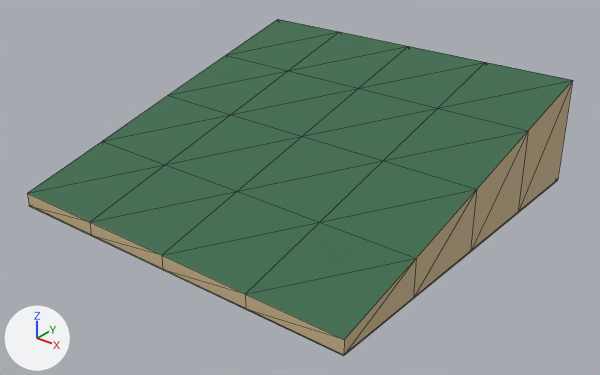
An edit to the glTF model assets3d/terrain/terrain_tile_slope_straight.glb, drawn before and after from the same camera.
The view is the same before and after, from a 50 mm lens placed at (9.91, -12.46, 7.84), pointed at (0.22, -0.34, 0.32). The lights are fixed; the arrows at lower left show +X, +Y and +Z. The picture after the commit comes second. Mesh edges are drawn as thin lines. Vertices at exactly the same position are counted once.

The first picture shows 'terrain_tile_slope_straight'.
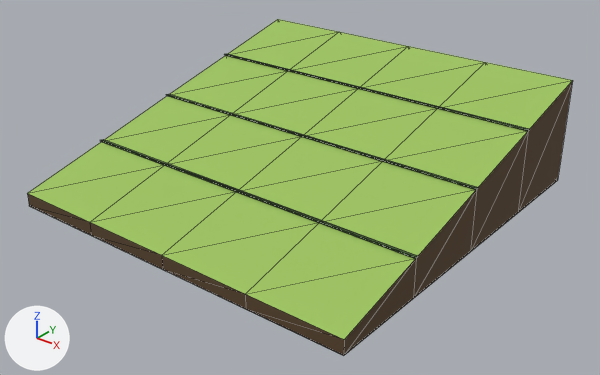
The change, as a diff of the scene's bpy script:
```diff
--- a/assets3d/terrain/terrain_tile_slope_straight.glb.py
+++ b/assets3d/terrain/terrain_tile_slope_straight.glb.py
@@ mat_m_slope_side @@
+mat_m_slope_side = principled_material('M_slope_side')
+mat_m_slope_side.base_color = (0.101, 0.0582, 0.0254)  # brown #59442c
+mat_m_slope_side.roughness = 0.9
@@ mat_m_slope_line @@
+mat_m_slope_line = principled_material('M_slope_line')
+mat_m_slope_line.base_color = (0.0446, 0.101, 0.021)  # dark green #3c5928
+mat_m_slope_line.roughness = 0.9
@@ mat_m_slope_top @@
+mat_m_slope_top = principled_material('M_slope_top')
+mat_m_slope_top.base_color = (0.339, 0.548, 0.114)  # green #9dc35f
+mat_m_slope_top.roughness = 0.9
@@ me_terrain_tile_slope_straight @@
 # used by ob_terrain_tile_slope_straight; location = (0.0, 0.0, 0.0)
-me_terrain_tile_slope_straight.from_pydata(...)  # 45 vertices, 76 faces; spans x -4.0..4.0, y -4.0..4.0, z 0.0..2.3
+me_terrain_tile_slope_straight.from_pydata(...)  # 69 vertices, 112 faces; spans x -4.0..4.0, y -4.0..4.0, z 0.0..2.3
+# me_terrain_tile_slope_straight part 1
+# 12 vertices are added at x -4.0, y -2.05..2.05, z 0.79..1.85
+# 12 new vertices lie (8.0, 0.0, 0.0) away from vertices in x -4.0, y -2.05..2.05, z 0.79..1.85
+# 36 new faces join them, mat_m_slope_line (dark green #3c5928)
+# me_terrain_tile_slope_straight part 2: 32 faces spanning x -4.0..4.0, y -4.0..4.0, z 0.3..2.3 switch from mat_m_leaf (dark green #3d6b4d) to mat_m_slope_top (green #9dc35f)
+# me_terrain_tile_slope_straight part 3: 32 faces spanning x -4.0..4.0, y -4.0..4.0, z 0.0..2.3 switch from mat_m_mud (beige #cab48b) to mat_m_slope_side (brown #59442c)
+me_terrain_tile_slope_straight.materials.append(mat_m_slope_line)  # dark green #3c5928
```

Boxes (x1, y1, x2, y2) around the edits, measured in the pictures (600 x 375 px):
part 1 of me_terrain_tile_slope_straight, added: after (100, 54, 529, 258)
part 2 of me_terrain_tile_slope_straight, recoloured (dark green to green): (28, 19, 572, 339) in both
part 3 of me_terrain_tile_slope_straight, recoloured: (27, 80, 573, 356) in both
